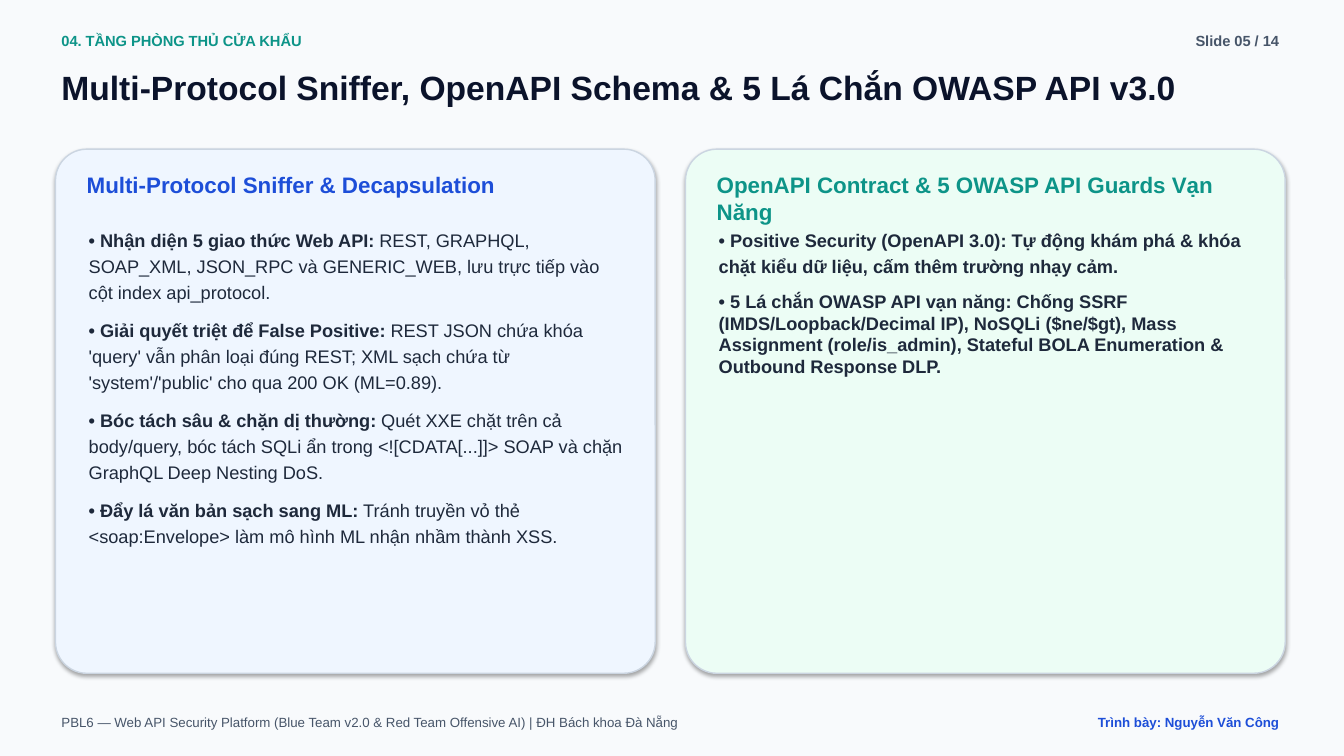
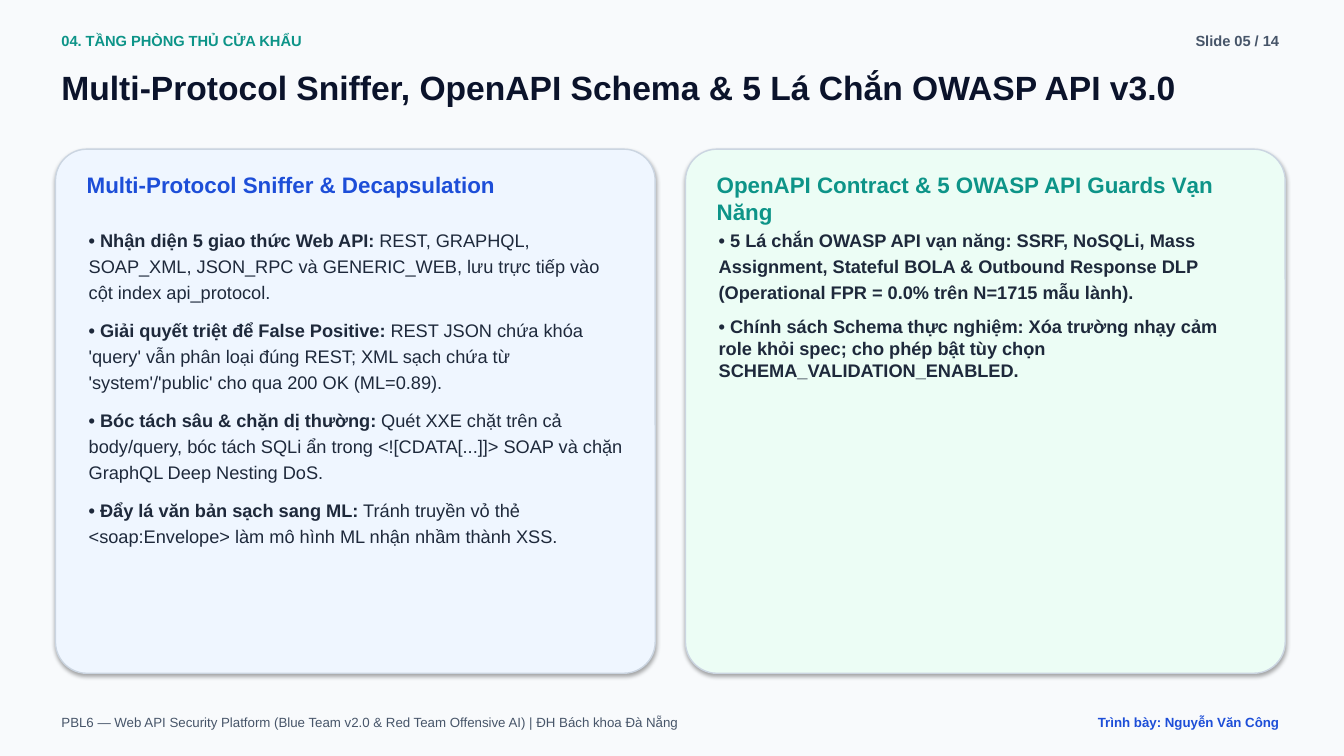
Before and after one commit to vcongggggg/pbl6, a slide deck: slide 5 of docs/reports/PBL6_Academic_Defense_Slides.pptx. Drawn at 1344x756 pixels with LibreOffice and Linux fonts; fonts in the diff are those of the drawing. Boxes give left, top, right and bottom in pixels: in the first picture for what was removed or moved away, otherwise in the second. Text is boxed around its words. In the diff, an @@ line names an element or a change of style, - is before the commit and + after.

Commit message:
feat(v3): complete Phase A remediation, empirical evidence & UI fix (pbl6-v3-fix-round-001)
- A1.1: measure operational (0.00% on 1,715 benign) vs strict FPR (Schema OFF 4.0% B1000 vs Schema ON 8.5% B1000 / 26.67% REST) in docs/reports/fp_v3_measurement.json
- A1.2 (D2): measure real 2-hop TCP HTTP E2E latency across 3,000 CSIC 2010 requests (mean=4.465ms, p50=4.252ms, p95=5.888ms, p99=7.260ms) in docs/reports/latency_e2e_v3_csic.json
- A1.3 (D3): verify 0 canonical hash overlap across defense_v2 (46,187 rows), CSIC 2010, and benchmark_1000_diverse with ml-engine/tests/test_zero_leakage_disjoint.py
- A2: replace hardcoded 88.0 DQN telemetry with 4-round closed-loop episodes and add 18-vector held-out Strange suite (Familiar 100.0% 45/45, Strange 94.4% 51/54) + dual fig5 chart
- A3: document schema_validation_enabled=False default per >5% strict FP rule and remove 'role' from /users/profile/update/ in BUILTIN_TARGET_SPEC
- A4: default sync_to_soc=False in Arena API/UI, guard campaign_report.json in runner.py, enforce CWE-918 Cyber Range whitelist on /dashboard/simulate target_url, allow Docker vulnerable-api recon, and make sync_thesis_documents.py 100% JSON-driven
- A5: fix ThreatTimelineChart h-[340px] overflow occluding Attack & Protocol Mix box on 1920x1080 and expose all 11 Quick Simulator vectors

```diff
--- a/docs/reports/PBL6_Academic_Defense_Slides.pptx
+++ b/docs/reports/PBL6_Academic_Defense_Slides.pptx
@@ text at (719,233,1217,380): text changed @@
-• Positive Security (OpenAPI 3.0): Tự động khám phá & khóa chặt kiểu dữ liệu, cấm thêm trường nhạy cảm.
-• 5 Lá chắn OWASP API vạn năng: Chống SSRF (IMDS/Loopback/Decimal IP), NoSQLi ($ne/$gt), Mass Assignment (role/is_admin), Stateful BOLA Enumeration & Outbound Response DLP.
+• 5 Lá chắn OWASP API vạn năng: SSRF, NoSQLi, Mass Assignment, Stateful BOLA & Outbound Response DLP (Operational FPR = 0.0% trên N=1715 mẫu lành).
+• Chính sách Schema thực nghiệm: Xóa trường nhạy cảm role khỏi spec; cho phép bật tùy chọn SCHEMA_VALIDATION_ENABLED.
```
Also in this commit, not shown: 4 other slides changed, 27 other files.
